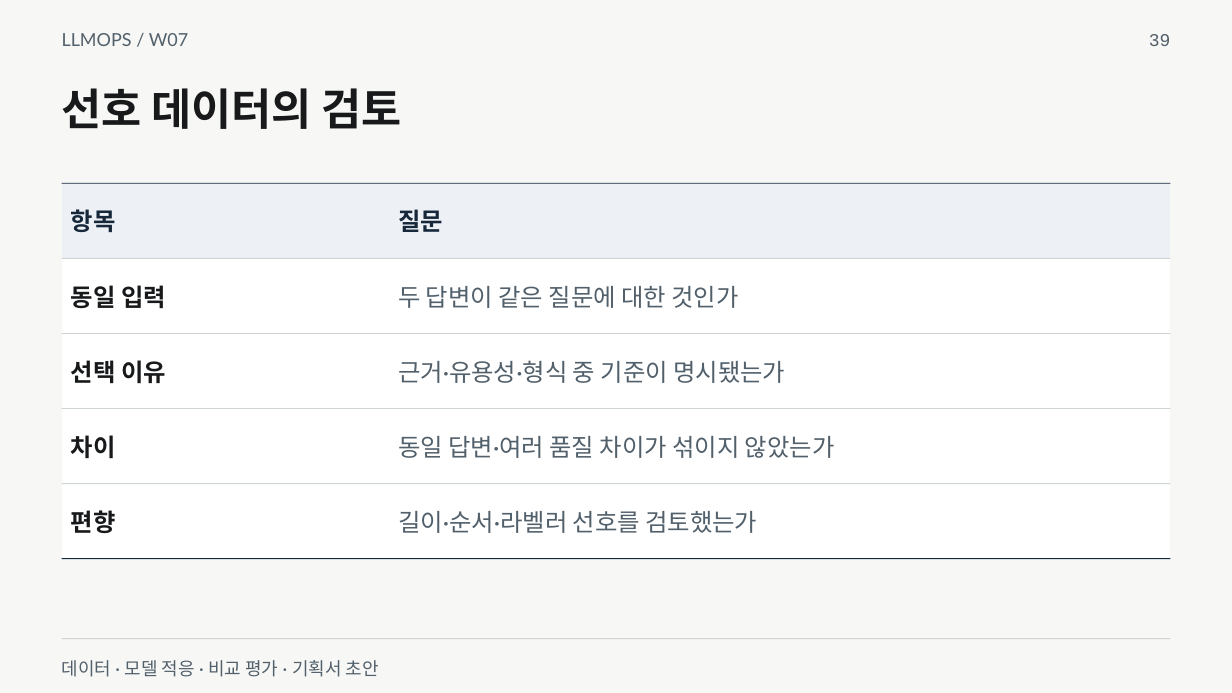
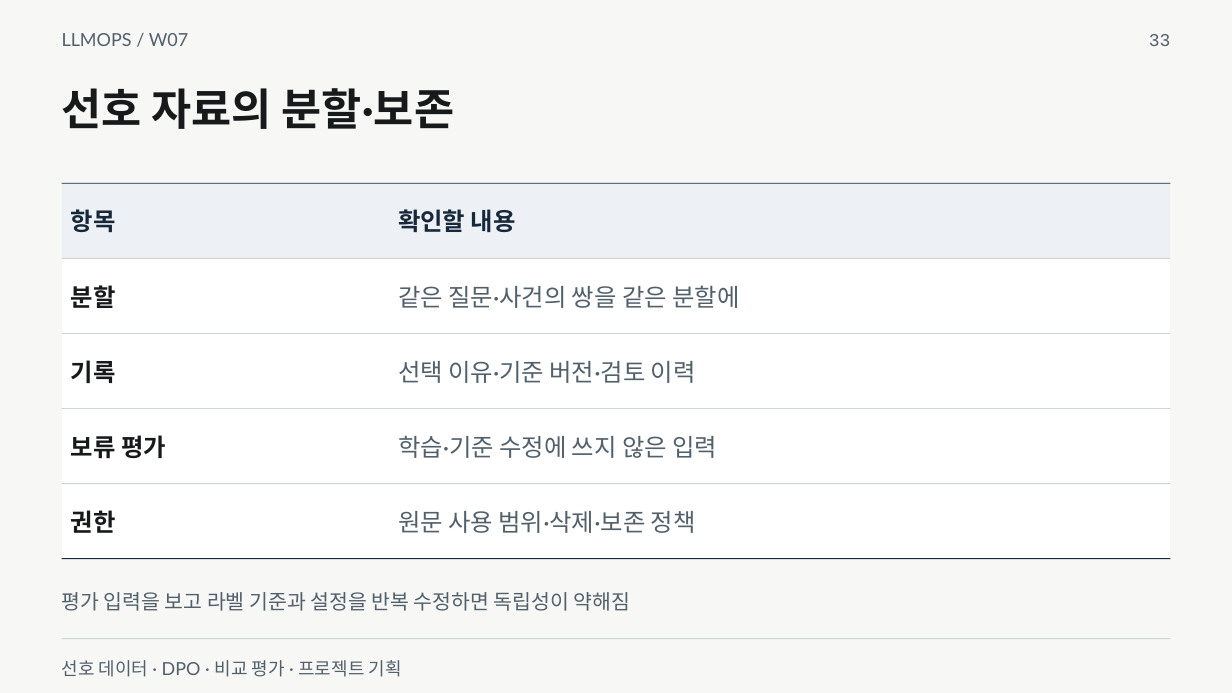
Before and after one commit to smilesjcha/llmops-16week, a slide deck: slide 33 of week07/lecture/07_week7_model_adaptation_project.pptx (slide 39 before the commit). Drawn at 1232x693 pixels with LibreOffice and Linux fonts; fonts in the diff are those of the drawing. Boxes give left, top, right and bottom in pixels: in the first picture for what was removed or moved away, otherwise in the second. Text is boxed around its words. In the diff, an @@ line names an element or a change of style, - is before the commit and + after.

```diff
--- a/week07/lecture/07_week7_model_adaptation_project.pptx
+++ b/week07/lecture/07_week7_model_adaptation_project.pptx
@@ text at [1149, 34, 1171, 46]: text changed @@
-39
+33
@@ text at [62, 88, 454, 129]: text changed @@
-선호 데이터의 검토
+선호 자료의 분할·보존
@@ table at [62, 183, 1171, 558] @@
-row 1, column 2: 질문
+row 1, column 2: 확인할 내용
-row 2, column 1: 동일 입력
+row 2, column 1: 분할
-row 2, column 2: 두 답변이 같은 질문에 대한 것인가
+row 2, column 2: 같은 질문·사건의 쌍을 같은 분할에
-row 3, column 1: 선택 이유
+row 3, column 1: 기록
-row 3, column 2: 근거·유용성·형식 중 기준이 명시됐는가
+row 3, column 2: 선택 이유·기준 버전·검토 이력
-row 4, column 1: 차이
+row 4, column 1: 보류 평가
-row 4, column 2: 동일 답변·여러 품질 차이가 섞이지 않았는가
+row 4, column 2: 학습·기준 수정에 쓰지 않은 입력
-row 5, column 1: 편향
+row 5, column 1: 권한
-row 5, column 2: 길이·순서·라벨러 선호를 검토했는가
+row 5, column 2: 원문 사용 범위·삭제·보존 정책
@@ text added at [62, 592, 631, 611], 16 pt, text #52606B @@
+평가 입력을 보고 라벨 기준과 설정을 반복 수정하면 독립성이 약해짐
@@ text at [62, 660, 402, 677]: text changed @@
-데이터 · 모델 적응 · 비교 평가 · 기획서 초안
+선호 데이터 · DPO · 비교 평가 · 프로젝트 기획
```
Also in this commit, not shown: 50 other slides changed, 29 slides added, 26 slides removed, 21 other files.
